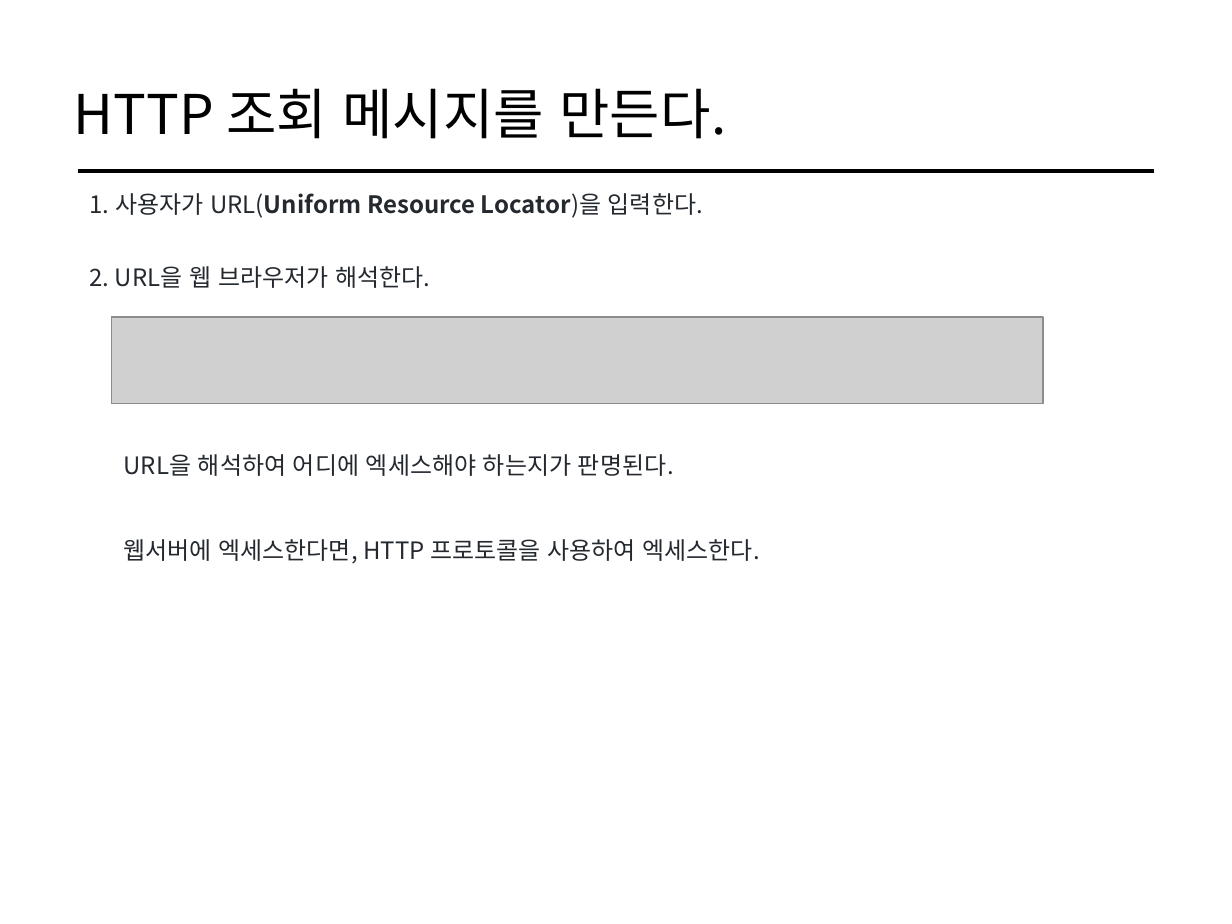
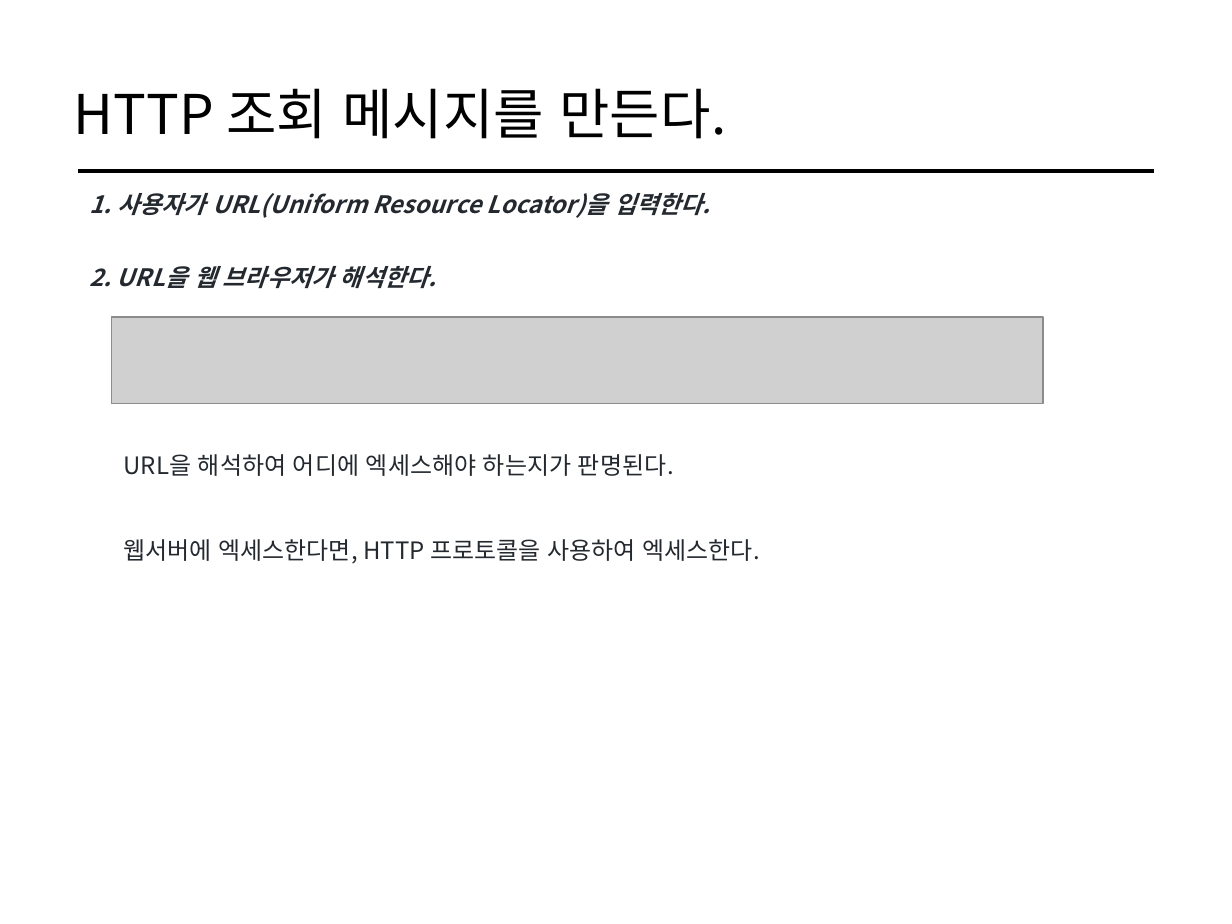
Before and after one commit to cs-study-org/cs-study, a slide deck: slide 4 of 09/yongki/WebBrowser.pptx. Drawn at 1232x924 pixels with LibreOffice and Linux fonts; fonts in the diff are those of the drawing; grey boxes stand for pictures. Boxes give left, top, right and bottom in pixels: in the first picture for what was removed or moved away, otherwise in the second. Text is boxed around its words. In the diff, an @@ line names an element or a change of style, - is before the commit and + after.

```diff
--- a/09/yongki/WebBrowser.pptx
+++ b/09/yongki/WebBrowser.pptx
@@ text "1. 사용자가 URL(Uniform Resource Locator)을 ..." at box(90, 193, 710, 218): bold on in "1. 사용자가 URL(Uniform Locator)을 입력한다."; italic on @@
@@ text "2. URL을 웹 브라우저가 해석한다." at box(90, 266, 436, 288): bold on, italic on @@
```
Also in this commit, not shown: 6 other slides changed, 1 slide added, 1 other file.
